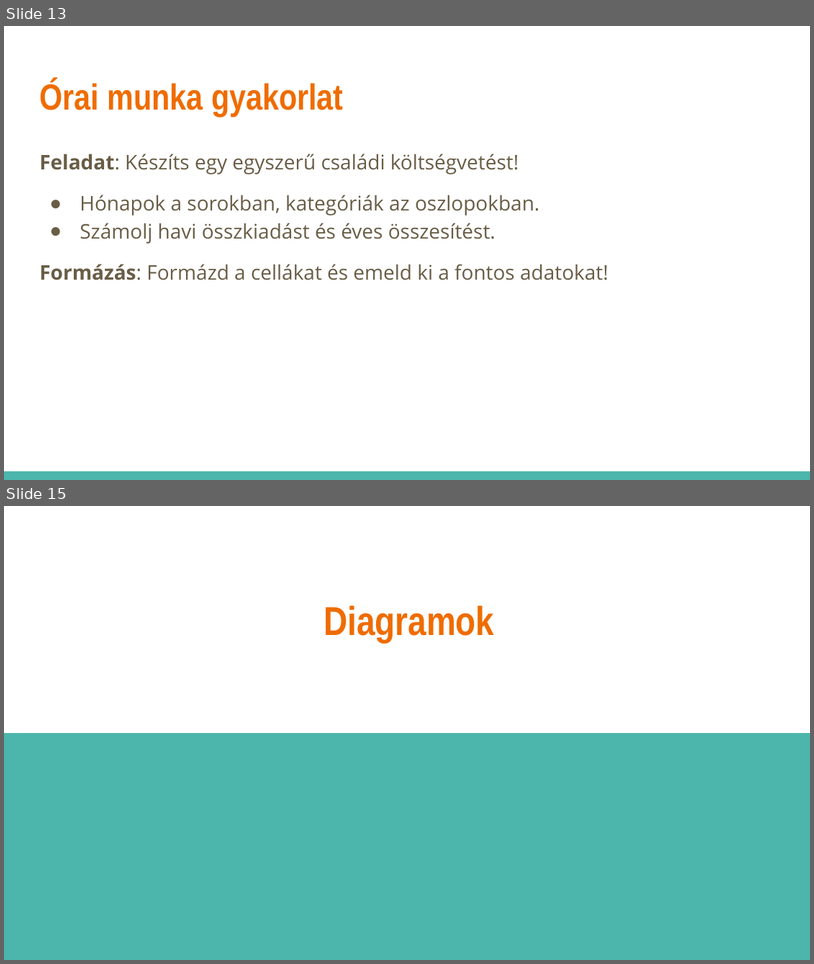
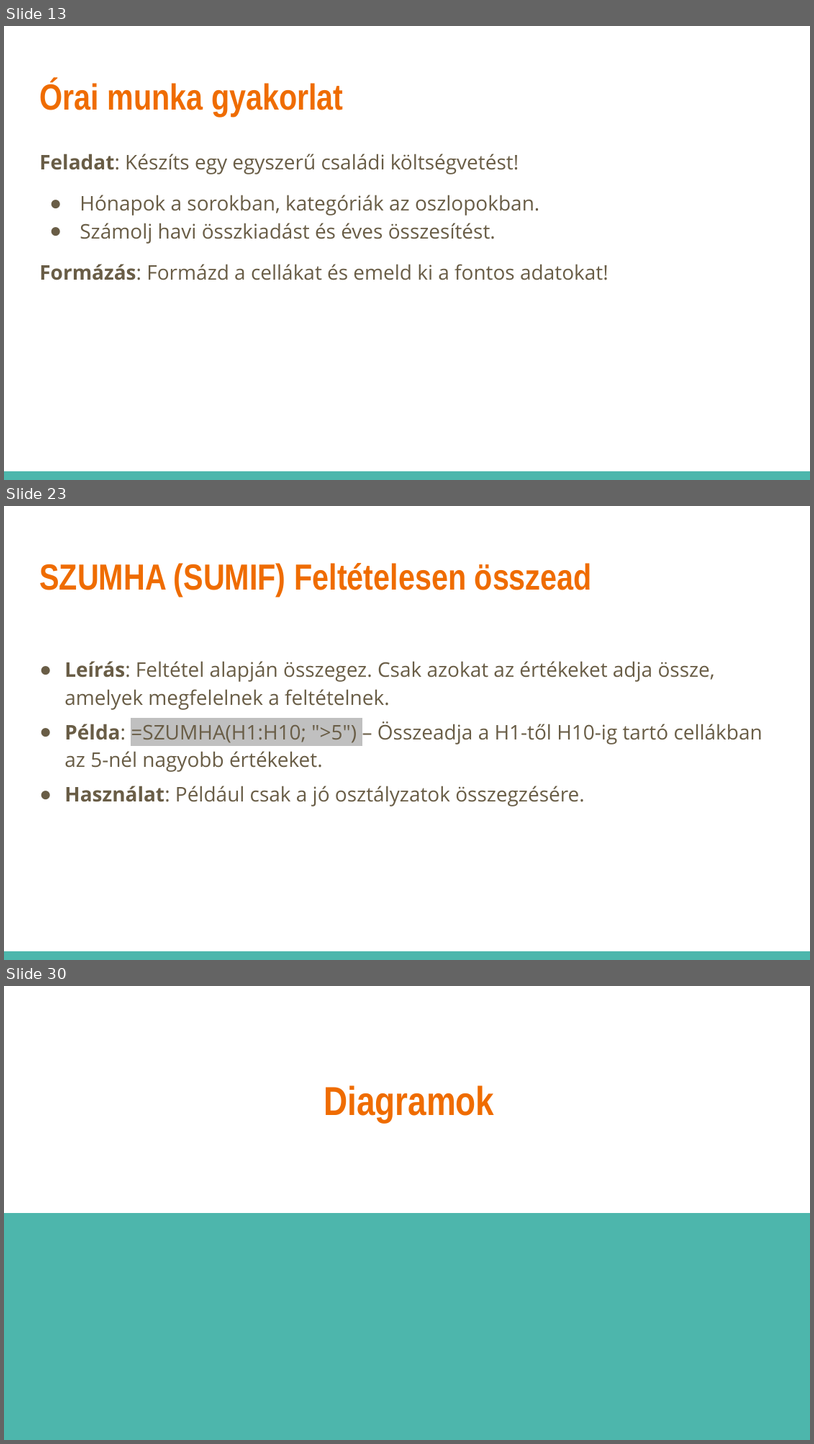
Before and after one commit to pisti72/infoka, a slide deck: excel/Táblázatkezelés.pptx. Shown one above the other, each under a label of ours: slides 13 and 15 before the commit, slides 13, 23 and 30 after it; the slides between them are not shown. The pictures are 814x964 and 814x1444 pixels, drawn with LibreOffice and Linux fonts; fonts in the diff are those of the drawing. Boxes give left, top, right and bottom in pixels: in the first picture for what was removed or moved away, otherwise in the second. Text is boxed around its words. In the diff, an @@ line names an element or a change of style, - is before the commit and + after.

```diff
--- a/excel/Táblázatkezelés.pptx
+++ b/excel/Táblázatkezelés.pptx
@@ slide 23 added at (x1=4, y1=506, x2=810, y2=960), background #FFFFFF; not listed: 1 template element that a slide beside it also shows @@
@@ title added at (x1=39, y1=563, x2=592, y2=597), 32.4 pt, text #EF6C00, bold @@
+SZUMHA (SUMIF) Feltételesen összead
@@ text added at (x1=64, y1=661, x2=763, y2=806), 18 pt, text #695D46 @@
+● Leírás: Feltétel alapján összegez. Csak azokat az értékeket adja össze, amelyek megfelelnek a feltételnek.
+● Példa: =SZUMHA(H1:H10; ">5") – Összeadja a H1-től H10-ig tartó cellákban az 5-nél nagyobb értékeket.
+● Használat: Például csak a jó osztályzatok összegzésére.
@@ what was slide 15 is now slide 30 @@
```
Also in this commit, not shown: 5 slides changed, 14 other slides added.
